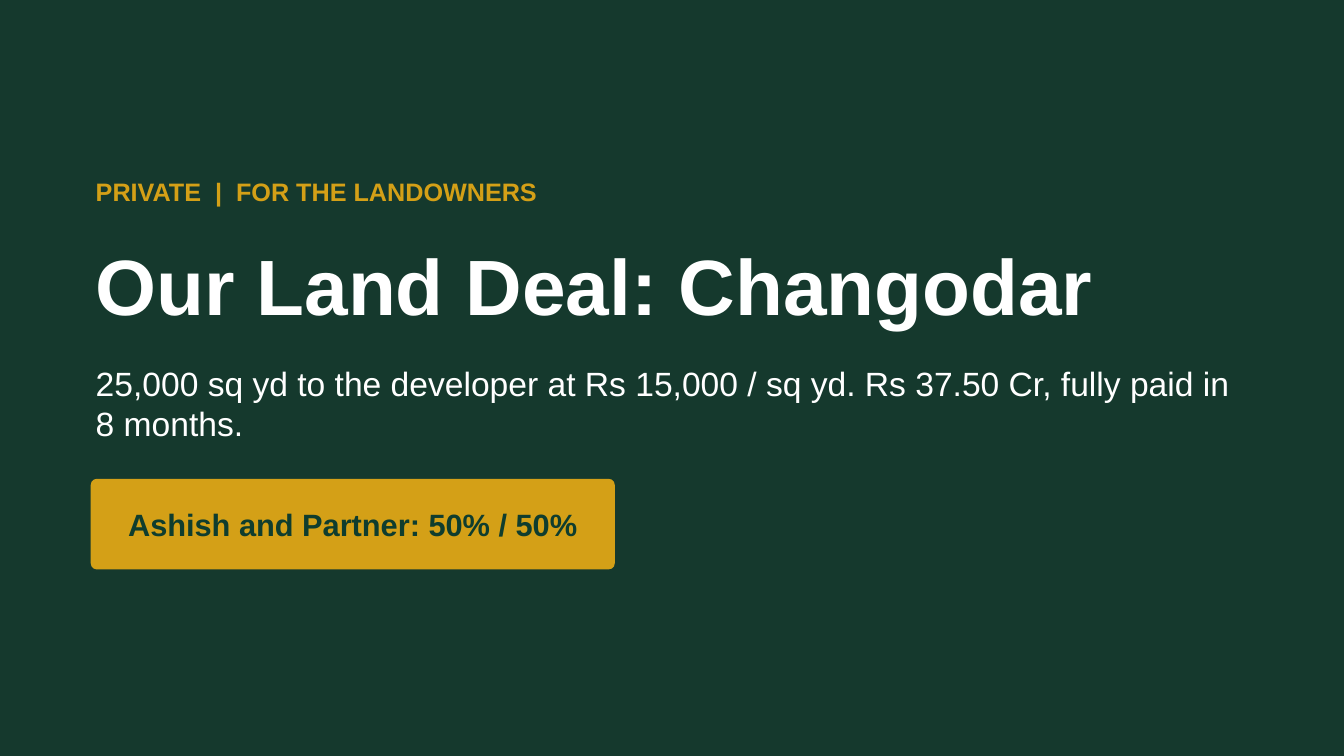
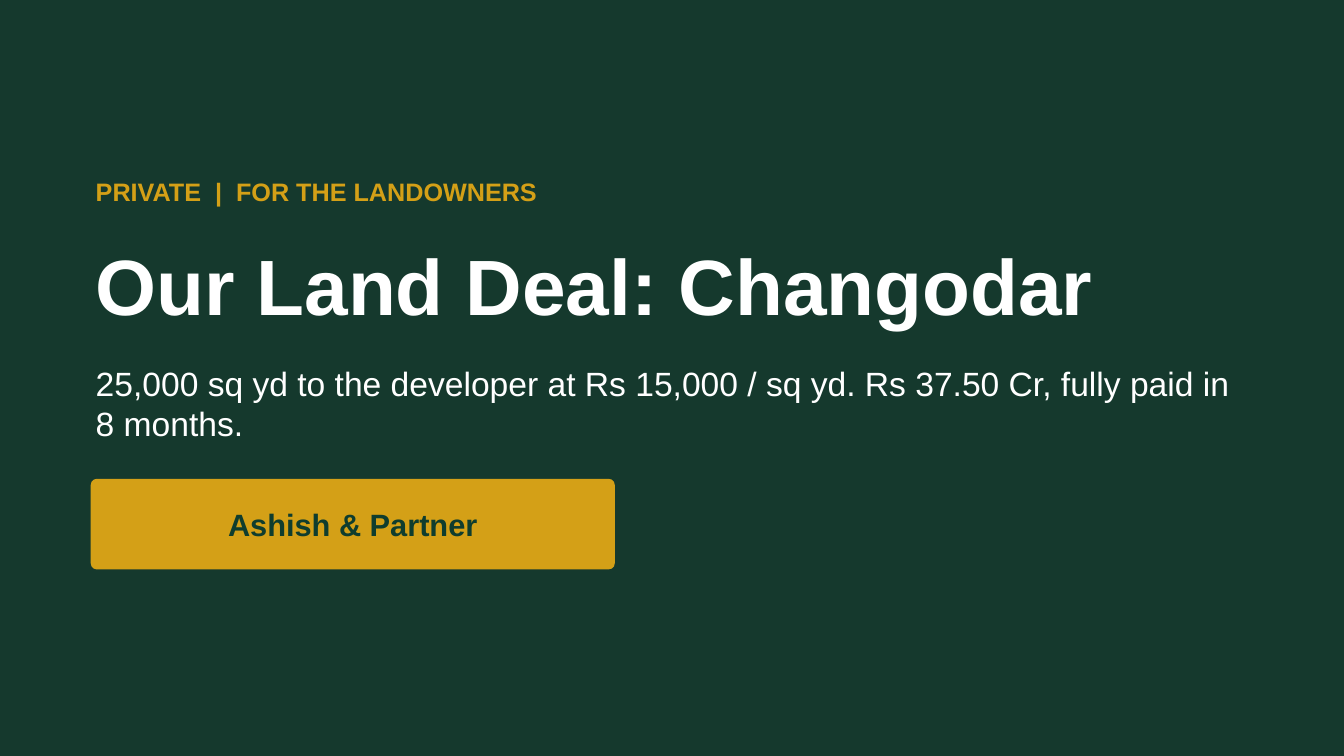
Before and after one commit to ashishhanda1/Changodar_plotting, a slide deck: slide 1 of output/Land_Deal_Plan_for_Landowners.pptx. Drawn at 1344x756 pixels with LibreOffice and Linux fonts; fonts in the diff are those of the drawing; background and template pictures are left out; a plain dark background stands for a picture behind light text. Boxes give left, top, right and bottom in pixels: in the first picture for what was removed or moved away, otherwise in the second. Text is boxed around its words. In the diff, an @@ line names an element or a change of style, - is before the commit and + after.

```diff
--- a/output/Land_Deal_Plan_for_Landowners.pptx
+++ b/output/Land_Deal_Plan_for_Landowners.pptx
@@ text at [228, 513, 478, 537]: text changed @@
-Ashish and Partner: 50% / 50%
+Ashish & Partner
```
Also in this commit, not shown: 1 other file.
